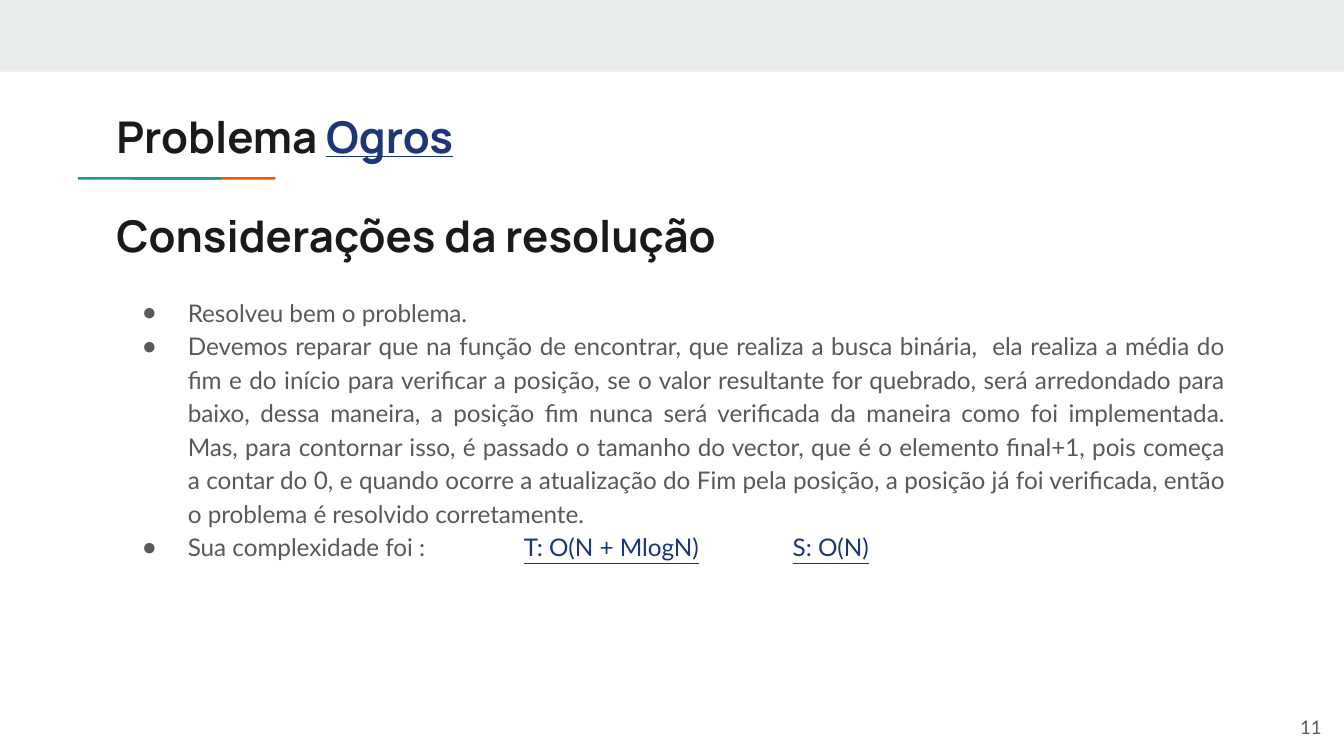
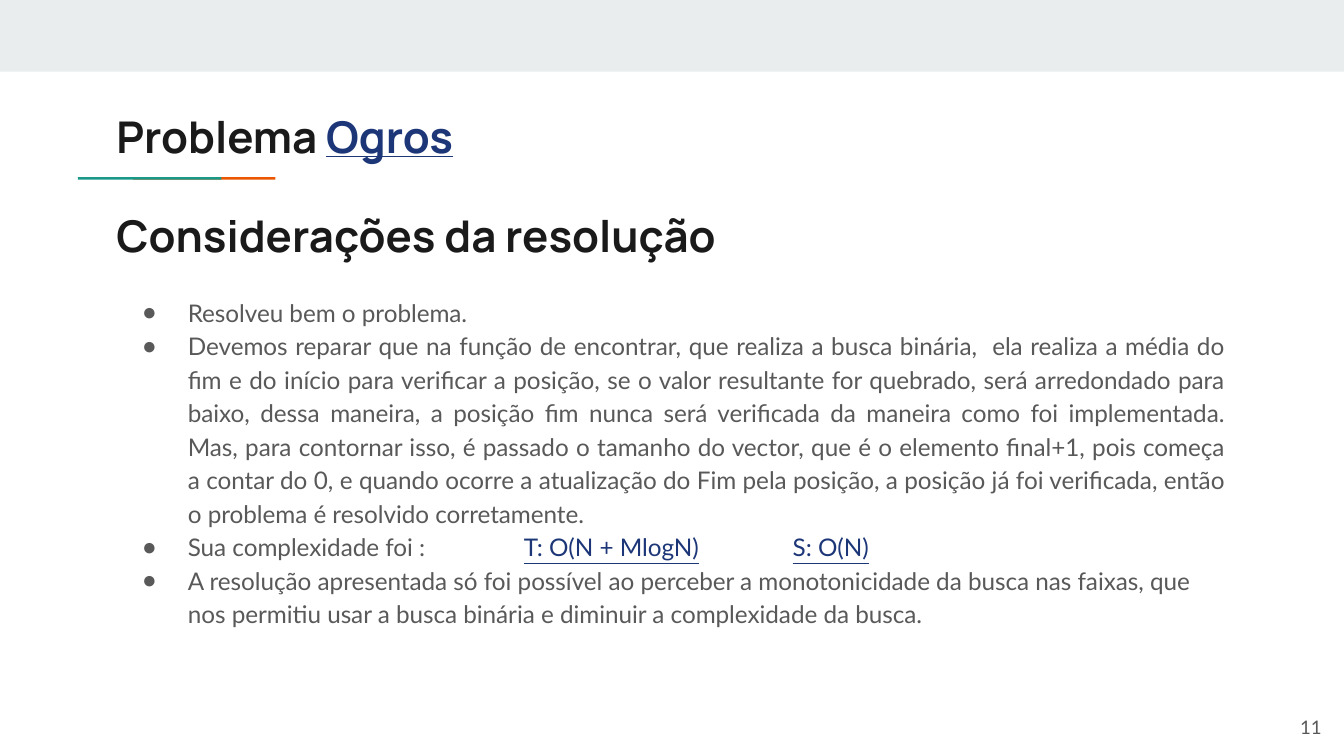
Before and after one commit to fpgues/treinamento-OBI-2023, a slide deck: slide 11 of estrategias/busca-binaria.pptx. Drawn at 1344x756 pixels with LibreOffice and Linux fonts; fonts in the diff are those of the drawing. Boxes give left, top, right and bottom in pixels: in the first picture for what was removed or moved away, otherwise in the second. Text is boxed around its words. In the diff, an @@ line names an element or a change of style, - is before the commit and + after.

Commit message:
Ajuste nos slides de busca binária

```diff
--- a/estrategias/busca-binaria.pptx
+++ b/estrategias/busca-binaria.pptx
@@ text at (188, 572, 1190, 627): paragraph added @@
+● A resolução apresentada só foi possível ao perceber a monotonicidade da busca nas faixas, que nos permitiu usar a busca binária e diminuir a complexidade da busca.
```
Also in this commit, not shown: 6 other slides changed.
